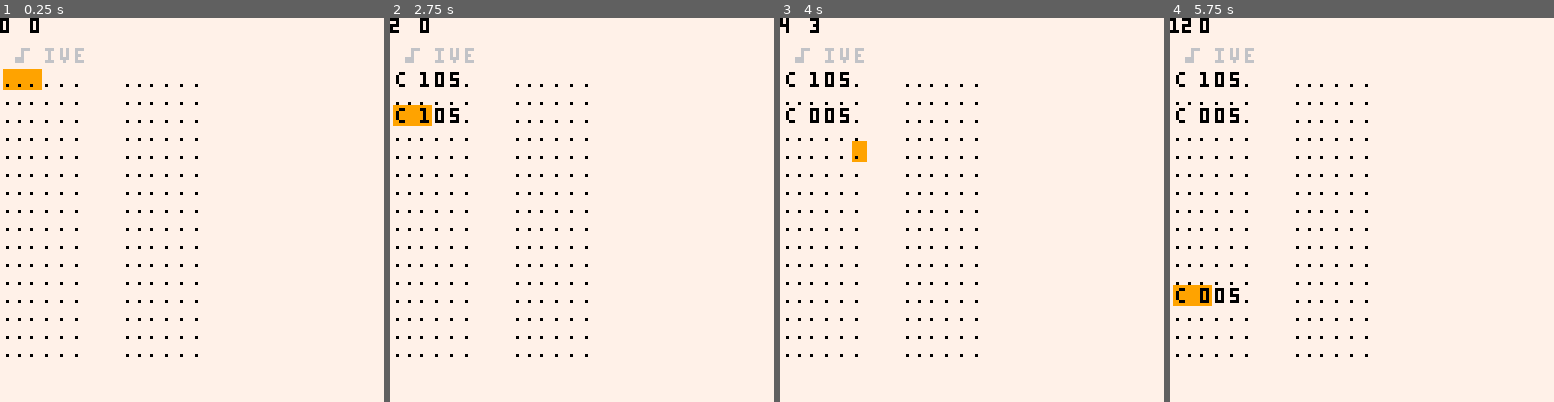
Above: before the commit, frames 1-4 (left to right).
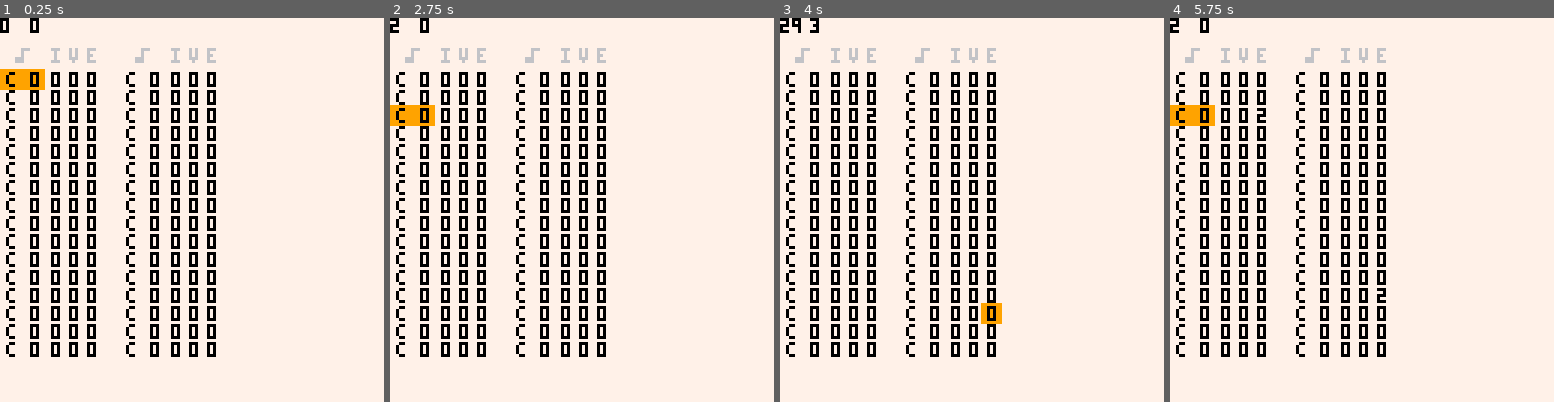
Above: after the commit, the same moments.

Repository: romainchapou/pico-sound-dj
Game: PICO-8 cartridge psdj.p8
Same seed, same stepped clock (60 frames per second), same inputs: the game is played once before the commit and once after it.
Inputs:
- Up to frame 1 (0.25 s): no input
- Up to frame 2 (2.75 s): tap O (Z key) at 0.33, 0.7, 1.43, 2.22 s; tap X (X key) at 1.07, 2.07, 2.4, 2.73 s; hold Left 1.97-2.37 s; hold Down from 2.42 s (still down)
- Up to frame 3 (4 s): release Down at 2.82 s; hold Right 2.87-3.53 s; tap X (X key) at 3.07, 3.4, 3.73 s; tap O (Z key) at 3.1, 3.98 s; hold Up from 3.58 s (still down)
- Up to frame 4 (5.75 s): tap X (X key) every 0.33 s from 4.07 to 5.73 s; release Up at 4.08 s; hold Right 4.13-4.53 s; hold Down 4.58-5.08 s; tap O (Z key) at 4.87 s; hold Left from 5.13 s (still down)

The runs differ from the first frame. In frame 1, 12% of the frame differs, in the area x 0-57%, y 7-89%; in frame 2, 12%; in frame 3, 12%; in frame 4, 13%, in the area x 0-57%, y 0-89%.

Commit message:
Begin input widget refacto

Diff:
--- /dev/null
+++ b/debug.lua
@@ -0,0 +1,55 @@
+debug = class:new {
+  elts = {},
+  color = 8,
+
+  do_print = true,
+
+  add = function(_ENV, txt, elt)
+    while #elts >= 18 do
+      deli(elts, 1)
+    end
+
+    add(elts, {txt, elt})
+  end,
+
+  draw = function(_ENV)
+    if not do_print then return end
+
+    local y = 0
+
+    for e in all(elts) do
+      local txt, elt = e[1], e[2]
+      local to_print
+      if type(elt) == "function" then
+        to_print = elt()
+      else
+        to_print = elt
+      end
+
+      to_print = txt .. ":" .. tostring(to_print)
+
+      for dx=-1,1 do
+        for dy=-1,1 do
+          print(to_print, 1+dx, y+dy, 0)
+        end
+      end
+
+      print(to_print, 1, y, _ENV.color)
+      y += 7
+    end
+  end
+}
+
+inspect = function(t)
+  if type(t) == "table" then
+    local res = "{"
+
+    for k,e in pairs(t) do
+      res = res .. tostring(k) .. ":" .. inspect(e) .. ", "
+    end
+    res = sub(res, 1, #res-1) .. "}"
+    return res
+  else
+    return type(t)
+  end
+end
--- a/input_widget.lua
+++ b/input_widget.lua
@@ -1,20 +1,21 @@
-function make_input_widget(x, y, base_val, min_val, max_val, delta, draw, upd)
+function make_input_widget(base_val, min_val, max_val, delta, draw, update)
   if draw == nil then
-    draw = function(_ENV, is_selected)
+    draw = function(_ENV, x, y, is_selected)
+      if is_selected then
+        rectfill(x-2, y-1, x+4, y+5, 9)
+      end
+
       print(value, x, y, 0)
-
-      if is_selected then
-        -- TODO selection visualisation
-        pset(x, y, 8)
-      end
     end
   end
 
   if delta == nil then delta = max_val end
 
-  if upd == nil then
-    upd = function(_ENV)
+  if update == nil then
+    update = function(_ENV)
       if btn(5) and not btn(4) then
+        local old_value = value
+
         if btnp(0) then value -= 1 end
         if btnp(1) then value += 1 end
         if btnp(2) then value += delta_up end
@@ -25,37 +26,70 @@
     end
   end
 
-  -- TODO width / height
   return class:new {
-    x = x,
-    y = y,
     value = base_val,
     min_value = min_val,
     max_value = max_val,
     delta_up = delta,
 
-    update = upd,
+    update = update,
     draw = draw
   }
 end
 
-function make_note_widget(x, y)
+function make_note_widget()
+  local GLOBAL = _ENV
+
+  local pitch_draw_func = function(_ENV, x, y, is_selected)
+    if is_selected then
+      rectfill(x-2, y-1, x+12, y+5, 9)
+    end
+
+    print(GLOBAL.note_names[value % 12 + 1], x, y, 0)
+    print(value \ 12, x+8, y, 0)
+  end
+
   return {
-    pitch    = make_input_widget(x,    y, 0, 0, 63, 12), -- TODO custom draw here
-    waveform = make_input_widget(x+13, y, 0, 0, 7),      -- aka instrument
-    volume   = make_input_widget(x+18, y, 0, 0, 7),
-    effect   = make_input_widget(x+22, y, 0, 0, 7),
+    pitch    = make_input_widget(0, 0, 63, 12, pitch_draw_func),
+    waveform = make_input_widget(0, 0, 7),  -- aka instrument
+    volume   = make_input_widget(0, 0, 7),
+    effect   = make_input_widget(0, 0, 7),
 
-    update = function(_ENV, selected)
-      local sub_widgets = {pitch, waveform, volume, effect}
-
-      sub_widgets[selected]:update()
+    get_sub_widgets = function(_ENV)
+      return {pitch, waveform, volume, effect}
     end,
 
-    draw = function(_ENV, selected)
-      for i,w in ipairs({pitch, waveform, volume, effect}) do
-        w:draw(selected == i)
+    play_tmp_note = function(_ENV)
+      store_in_mem(_ENV, 0x3200 + 68) -- store to first note of sfx 1
+      GLOBAL.sfx(1, -1, 0, 1)
+    end,
+
+    update = function(_ENV, sub_selection)
+      local sub_widget = get_sub_widgets(_ENV)[sub_selection+1]
+      local old_value = sub_widget.value
+
+      sub_widget:update()
+
+      if sub_widget.value ~= old_value or GLOBAL.btnp_once(5) then
+        play_tmp_note(_ENV)
       end
-    end
+    end,
+
+    draw = function(_ENV, x, y, is_note_selected, sub_selection)
+      pitch:draw(x, y, is_note_selected and sub_selection == 0)
+      waveform:draw(x+15, y, is_note_selected and sub_selection == 1)
+      volume:draw(x+21, y, is_note_selected and sub_selection == 2)
+      effect:draw(x+27, y, is_note_selected and sub_selection == 3)
+    end,
+
+    store_in_mem = function(_ENV, addr)
+      local v = 0
+      v += pitch.value
+      v += shl(waveform.value, 6)
+      v += shl(volume.value, 9)
+      v += shl(effect.value, 12)
+
+      poke2(addr, v)
+    end,
   }
 end
--- a/main.lua
+++ b/main.lua
@@ -16,31 +16,7 @@
   sub_selection = 0
 
   for i=1,32 do
-    add(notes, {
-      pitch = 0, -- [0-63]
-      waveform = 0, -- [0-7] aka instrument
-      volume = 0, -- [0-7]
-      effect = 0, -- [0-7]
-      custom_inst = 0, -- [0-1]
-
-      draw = function(self, x, y)
-        if self.volume == 0 then
-          pset(x,    y+4, 0)
-          pset(x+4,  y+4, 0)
-          pset(x+8,  y+4, 0)
-          pset(x+13, y+4, 0)
-          pset(x+18, y+4, 0)
-          pset(x+23, y+4, 0)
-        else
-          print(note_names[self.pitch % 12 + 1], x, y, 0)
-          print(self.pitch \ 12, x+8, y, 0)
-
-          print(self.waveform, x+13, y, 0)
-          print(self.volume, x+18, y, 0)
-          print(self.effect > 0 and self.effect or ".", x+22, y, 0)
-        end
-      end
-    })
+    add(notes, make_note_widget())
   end
 
   menuitem(1, "play", function()
@@ -70,82 +46,19 @@
 function update_menu()
   local cur_note = notes[selection+1]
 
-  if btn(5) and not btn(4) then
-    if sub_selection == 0 then
-      if cur_note.volume == 0 then
-        cur_note.volume = last_volume
-        cur_note.pitch = last_pitch
-      else
-        -- edit pitch
-        local delta = get_delta_value(12)
+  cur_note:update(sub_selection)
 
-        cur_note.pitch = mid(0, cur_note.pitch + delta, 63)
-        last_pitch = cur_note.pitch
-      end
-    elseif sub_selection == 1 then
-      -- edit waveform
-      cur_note.waveform = mid(0, cur_note.waveform + get_delta_value(1), 7)
-    elseif sub_selection == 2 then
-      -- edit volume
-      cur_note.volume = mid(0, cur_note.volume + get_delta_value(7), 7)
-    elseif sub_selection == 3 then
-      -- edit effect
-      cur_note.effect = mid(0, cur_note.effect + get_delta_value(1), 7)
-    end
+  if not btn(4) and not btn(5) then
+    if btnp(0) then sub_selection -= 1 end
+    if btnp(1) then sub_selection += 1 end
 
-    if get_delta_value(1) ~= 0 or btnp_once(5) then
-      play_tmp_note(cur_note)
-    end
+    sub_selection = mid(0, sub_selection, 3)
 
-    return
+    if btnp(2) then selection -= 1 end
+    if btnp(3) then selection += 1 end
   end
 
-  if btn(4) then
-    if btnp_once(5) and cur_note.volume ~= 0 then
-      last_volume = cur_note.volume
-      -- delete the note
-      cur_note.volume = 0
-      last_pitch = cur_note.pitch
-    else
-      local delta = get_delta_value(-4, 16)
-
-      if delta ~= 0 then
-        selection = mid(0, selection + get_delta_value(-4, 16), 31)
-        selection = (selection \ 4) * 4
-      end
-    end
-
-    return
-  end
-
-  if btnp(0) then sub_selection -= 1 end
-  if btnp(1) then sub_selection += 1 end
-
-  sub_selection = mid(0, sub_selection, 3)
-
-  if btnp(2) then selection -= 1 end
-  if btnp(3) then selection += 1 end
-
   selection %= 32
-
-  if btnp_once(4) then
-    cur_note.volume = cur_note.volume == 0 and 5 or 0
-  end
-end
-
-function play_tmp_note(note)
-  store_note(note, 0x3200 + 68) -- store to first note of sfx 1
-  sfx(1, -1, 0, 1)
-end
-
-function store_note(note, addr)
-  local v = 0
-  v += note.pitch
-  v += shl(note.waveform, 6)
-  v += shl(note.volume, 9)
-  v += shl(note.effect, 12)
-
-  poke2(addr, v)
 end
 
 function store_in_mem()
@@ -155,7 +68,7 @@
   local sfxaddr = 0x3200
 
   for i=1,32 do
-    store_note(notes[i], sfxaddr)
+    notes[i]:store_in_mem(sfxaddr)
     sfxaddr += 2
   end
 end
@@ -166,34 +79,27 @@
 end
 
 function _draw()
-  local start_y = 12
+  local start_x, start_y = 2, 12
 
   cls(7)
 
-  local sel_x, sel_y = selection >= 16 and 41 or 1, start_y + (selection % 16 + 1)*6
-
-  local sel_width = 12
-
-  if sub_selection > 0 then
-    sel_width = 4
-    sel_x += 13 + 5*(sub_selection-1)
+  for i=0,1 do
+    print("♪", start_x + i*40 +  2, 10, 6)
+    print("i", start_x + i*40 + 15, 10, 6)
+    print("v", start_x + i*40 + 21, 10, 6)
+    print("e", start_x + i*40 + 27, 10, 6)
   end
 
-  rectfill(sel_x, sel_y-1, sel_x + sel_width, sel_y+5, 9)
+  for i=1,16 do
+    local x, y = start_x, start_y + i*6
 
-  print("♪",  4, 10, 6)
-  print("i", 15, 10, 6)
-  print("v", 20, 10, 6)
-  print("e", 25, 10, 6)
-
-  for i=1,16 do
-    local x, y = 2, start_y + i*6
-
-    notes[i]:draw(x, y)
+    notes[i]:draw(x, y, i-1 == selection, sub_selection)
     x += 40
-    notes[i+16]:draw(x, y)
+    notes[i+16]:draw(x, y, i+15 == selection, sub_selection)
   end
 
   print(selection, 0, 0, 0)
   print(sub_selection, 10, 0, 0)
+
+  debug:draw()
 end
--- a/psdj.p8
+++ b/psdj.p8
@@ -3,6 +3,8 @@
 __lua__
 
 #include class.lua
+
+#include debug.lua
 
 #include input_widget.lua
 
Not shown, changed: todos.md
